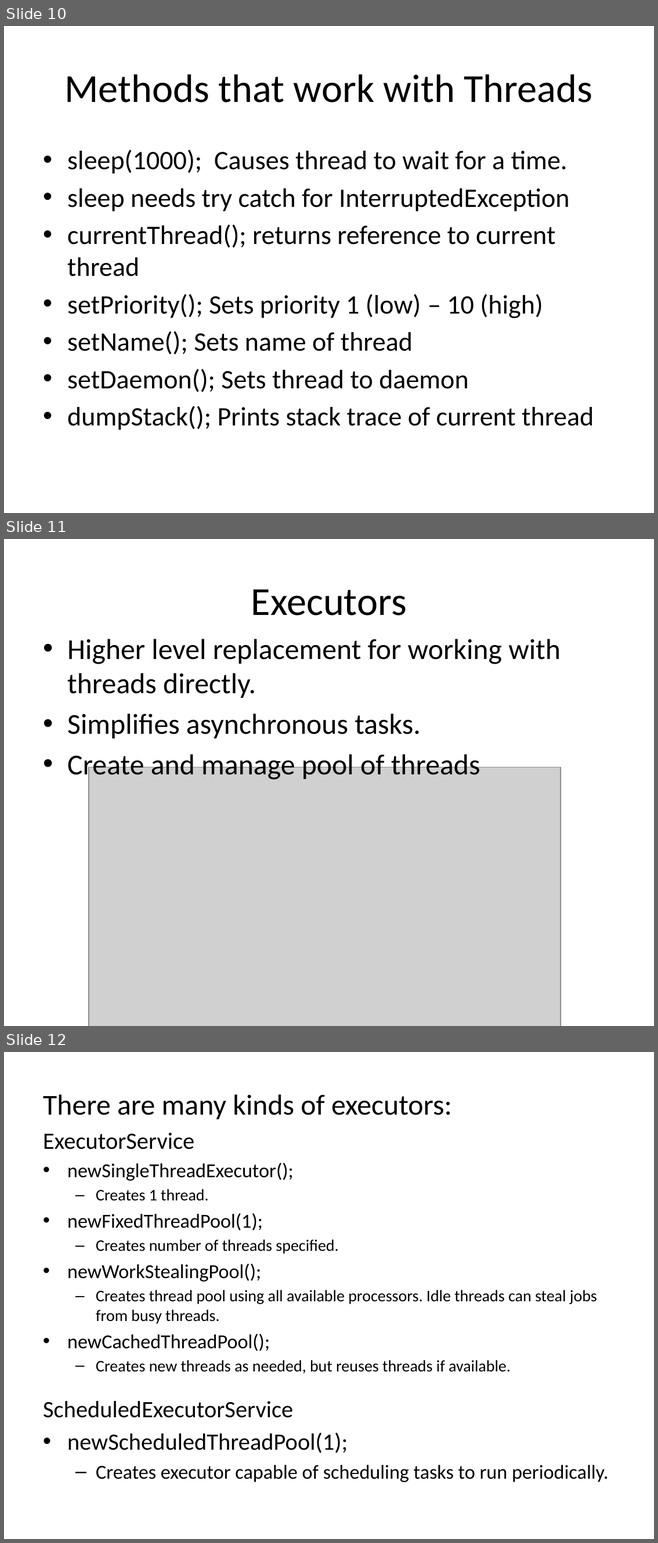
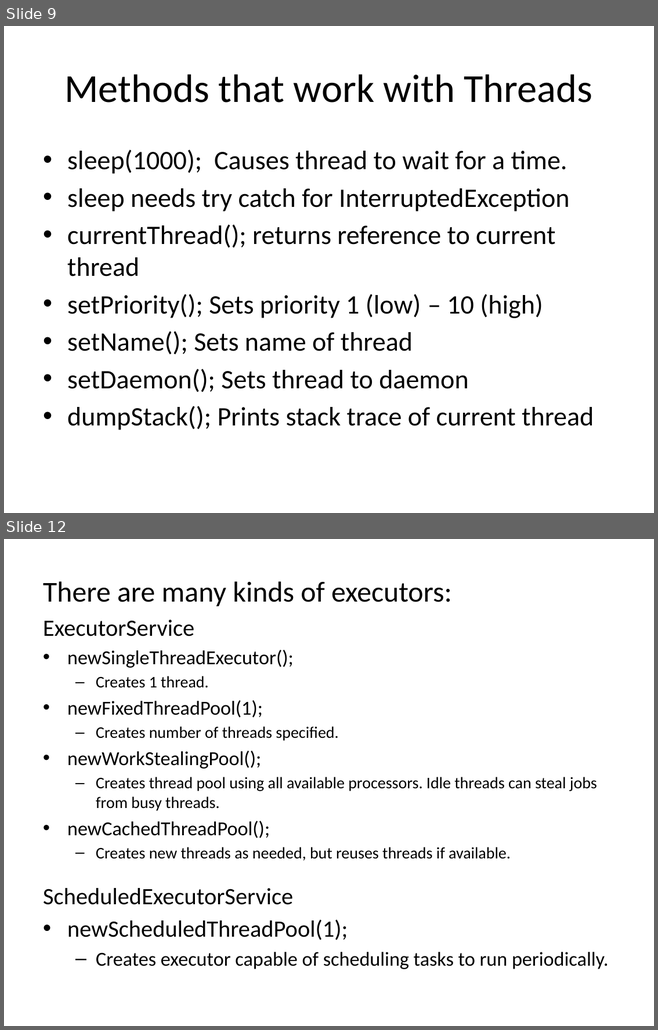
Before and after one commit to Moldenhauer-Rebecca/CIT360-Group2, a slide deck: ThreadsRunnablesExecutors.pptx. Shown one above the other, each under a label of ours: slides 10, 11 and 12 before the commit, slides 9 and 12 after it; the slides between them are not shown. The pictures are 658x1543 and 658x1030 pixels, drawn with LibreOffice and Linux fonts; fonts in the diff are those of the drawing; grey boxes stand for pictures. Boxes give left, top, right and bottom in pixels: in the first picture for what was removed or moved away, otherwise in the second. Text is boxed around its words. In the diff, an @@ line names an element or a change of style, - is before the commit and + after.

```diff
--- a/ThreadsRunnablesExecutors.pptx
+++ b/ThreadsRunnablesExecutors.pptx
@@ slide 11 removed at [4, 539, 654, 1026], background #FFFFFF @@
@@ title removed at [251, 589, 407, 616] @@
-Executors
@@ text removed at [67, 639, 560, 781] @@
-• Higher level replacement for working with threads directly.
-• Simplifies asynchronous tasks.
-• Create and manage pool of threads
@@ picture removed at [89, 767, 560, 1026] @@
@@ what was slide 10 is now slide 9 @@
```
Also in this commit, not shown: 6 slides changed, 3 slides added, 2 other slides removed.
